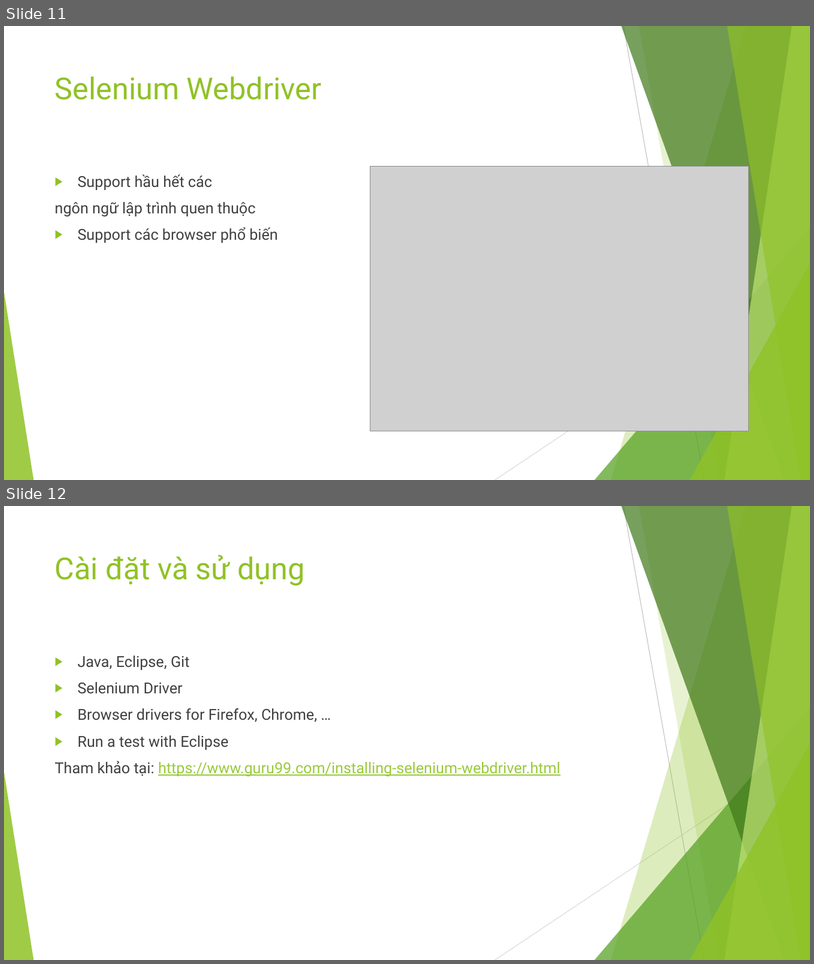
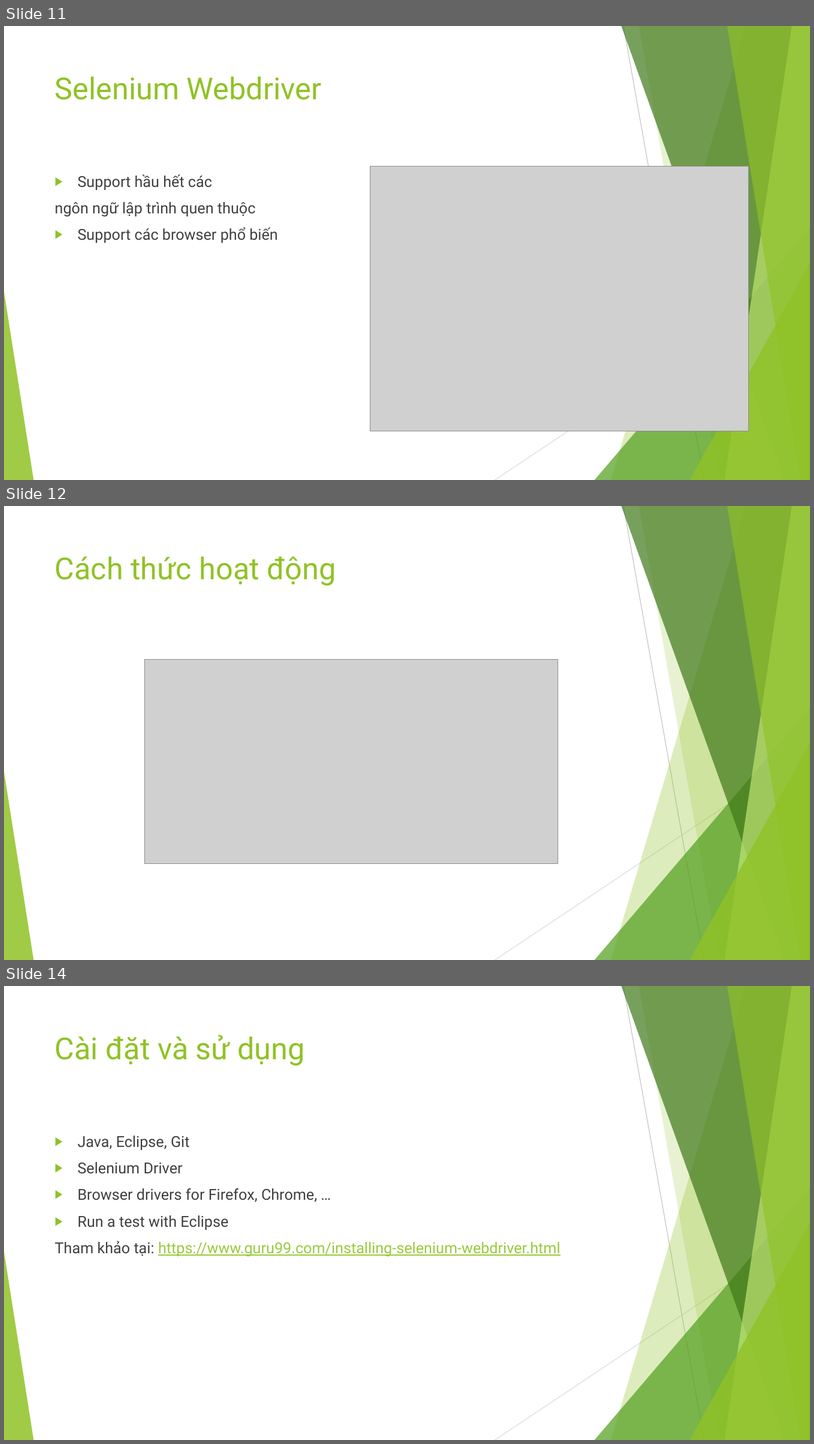
Before and after one commit to mrquanga3/automation_test_training, a slide deck: documents/slides/Bai 1 - Gioi thieu ve automation test va selenium webdriver.pptx. Shown one above the other, each under a label of ours: slides 11 and 12 before the commit, slides 11, 12 and 14 after it; the slides between them are not shown. The pictures are 814x964 and 814x1444 pixels, drawn with LibreOffice and Linux fonts; fonts in the diff are those of the drawing; grey boxes stand for pictures. Boxes give left, top, right and bottom in pixels: in the first picture for what was removed or moved away, otherwise in the second. Text is boxed around its words. In the diff, an @@ line names an element or a change of style, - is before the commit and + after.

```diff
--- a/documents/slides/Bai 1 - Gioi thieu ve automation test va selenium webdriver.pptx
+++ b/documents/slides/Bai 1 - Gioi thieu ve automation test va selenium webdriver.pptx
@@ slide 12 added at [4, 506, 810, 960], background #FFFFFF; not listed: 10 template elements that a slide beside it also shows @@
@@ title added at [55, 556, 336, 586], 36 pt, text #90C226 @@
+Cách thức hoạt động
@@ picture added at [144, 659, 558, 864] @@
@@ what was slide 12 is now slide 14 @@
```
Also in this commit, not shown: 1 slide changed, 1 other slide added.
